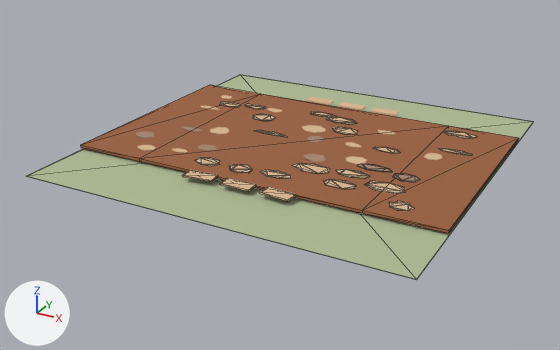
What one commit did to the glTF model frontend/public/assets/buildings/roads/ground_road/ground_road_straight_ew_active.glb.
Both versions are drawn from a camera (50 mm lens) standing at (3.17, -6.21, 2.76) and looking at (-0.13, -0.21, -0.25). Arrows for +X, +Y and +Z are at lower left; the lights stay in place. The older version comes first. Mesh edges are drawn as thin lines on the coarser meshes. Where no turn or scale is listed for an object, it has been applied to the vertices. Vertices at exactly the same position are counted once.

Objects in the first picture: 'SM_road_connected_surface.024', 'SM_road_grass_tile.024' and 41 more.
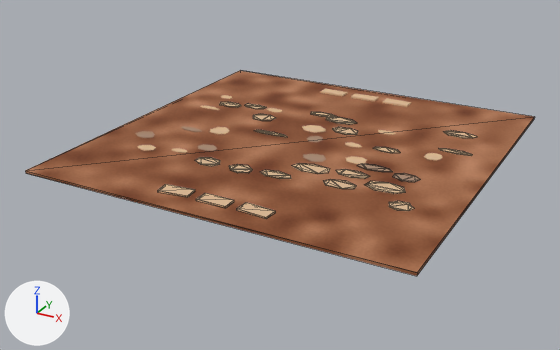
Pixel boxes [x1, y1, x2, y2] of what changed, in the pictures (560 x 350 px):
```json
{"object": "SM_road_connected_surface.024", "change": "surface changed, reshaped", "before": [80, 85, 519, 233], "after": [25, 70, 534, 276], "on screen": "16% wider, 39% taller"}
{"object": "SM_road_grass_tile.024", "change": "deleted", "before": [27, 74, 534, 280]}
```

The change, as JSON lines over the scene's bpy script:
```json
{"op": "remove", "block": "mat_mat_ground_road_surface", "code": "n3 = _N.new('ShaderNodeUVMap'); n3.name = 'UV Map'"}
{"op": "remove", "block": "mat_mat_ground_road_surface", "code": "n3.uv_map = 'UVMap.-01'"}
{"block": "mat_mat_ground_road_surface", "where": "n2 = _N.new('ShaderNodeTexImage'); n2.name = 'Image Texture'"}
{"op": "remove", "block": "mat_mat_ground_road_surface", "code": "_L.new(n3.outputs[0], n2.inputs[0])  # 'UV' to 'Vector'"}
{"block": "me_sm_road_connected_surface_024", "where": "# used by ob_sm_road_connected_surface_024; location = (0.0, 0.0, 0.0)"}
{"op": "remove", "block": "me_sm_road_connected_surface_024", "code": "me_sm_road_connected_surface_024.from_pydata(...)  # 16 vertices, 28 faces; spans x -1.8..1.8, y -1.1..1.1, z 0.03..0.05"}
{"op": "add", "block": "me_sm_road_connected_surface_024", "code": "me_sm_road_connected_surface_024.from_pydata(...)  # 8 vertices, 12 faces; spans x -1.8..1.8, y -1.8..1.8, z 0.03..0.05"}
{"block": "me_sm_road_connected_surface_024", "change": "me_sm_road_connected_surface_024 part 1: the whole mesh is rebuilt"}
{"op": "remove", "block": "ob_sm_road_grass_tile_024", "code": ["ob_sm_road_grass_tile_024 = bpy.data.objects.new('SM_road_grass_tile.024', me_cube_384)", "ob_sm_road_grass_tile_024.location = (0.0, 0.0, 0.002)"]}
```
